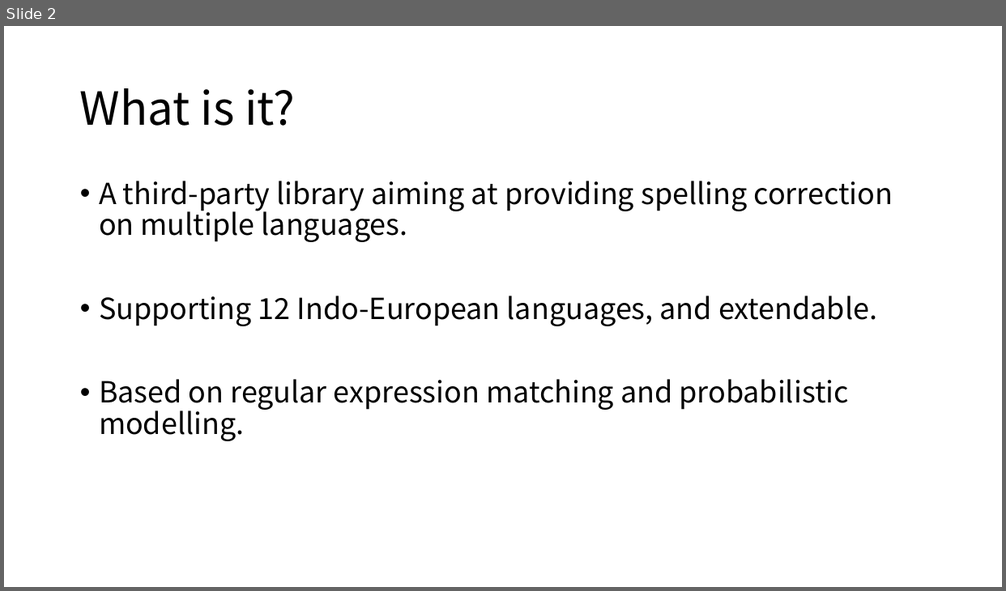
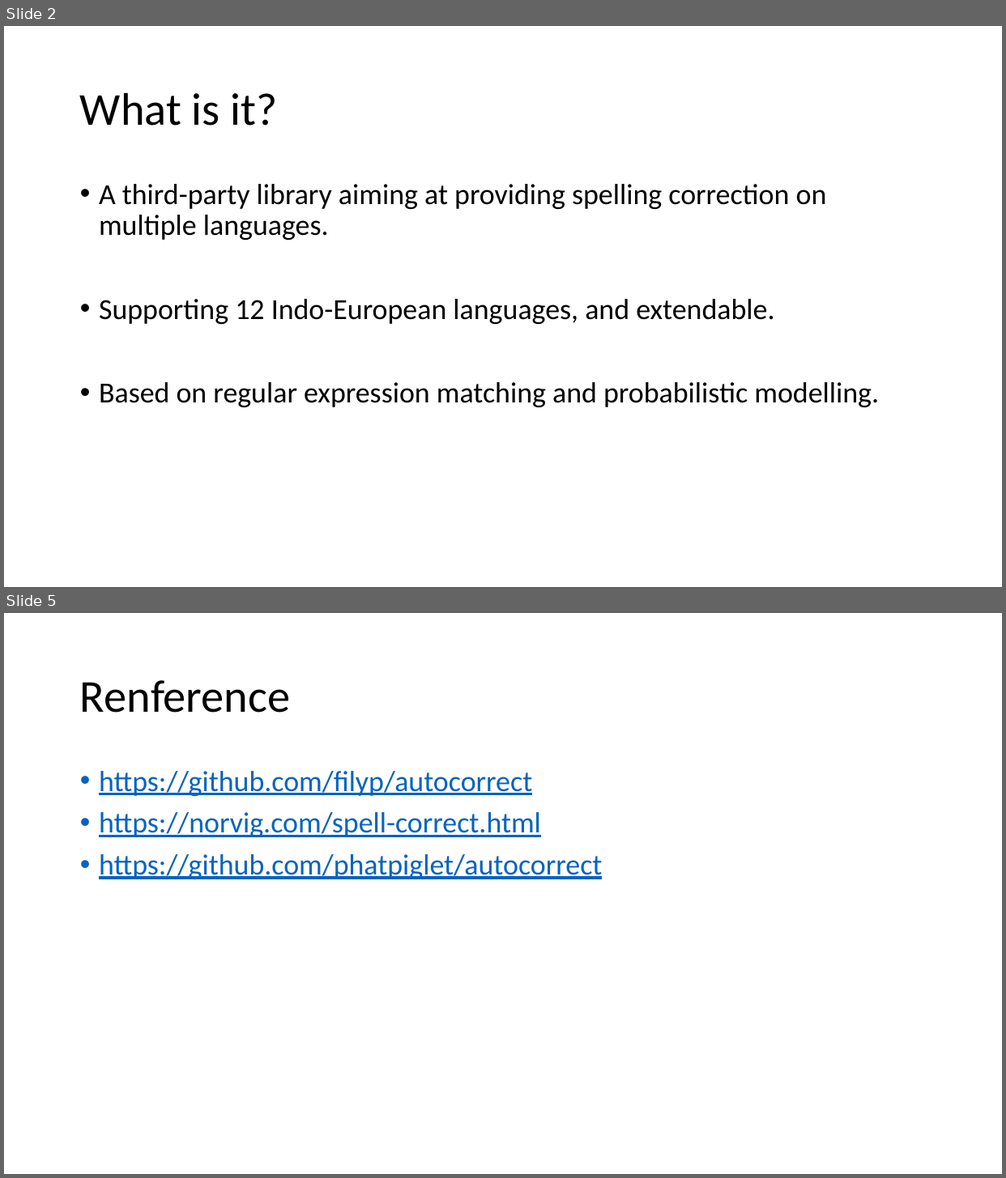
Before and after one commit to Adrian-Yan/MFIN7033, a slide deck: External Function/autocorrect_Speller.pptx. Shown one above the other, each under a label of ours: slide 2 before the commit, slides 2 and 5 after it; the slides between them are not shown. The pictures are 1006x591 and 1006x1178 pixels, drawn with LibreOffice and Linux fonts; fonts in the diff are those of the drawing. Boxes give left, top, right and bottom in pixels: in the first picture for what was removed or moved away, otherwise in the second. Text is boxed around its words. In the diff, an @@ line names an element or a change of style, - is before the commit and + after.

```diff
--- a/External Function/autocorrect_Speller.pptx
+++ b/External Function/autocorrect_Speller.pptx
@@ slide 5 added at (4, 613, 1002, 1174), background #FFFFFF @@
@@ title added at (80, 680, 291, 713), 44 pt, text #000000 @@
+Renference
@@ text added at (99, 771, 602, 879), 28 pt, text #0563C1, underline @@
+• https://github.com/filyp/autocorrect
+• https://norvig.com/spell-correct.html
+• https://github.com/phatpiglet/autocorrect
@@ slide 2 changed as well @@
@@ title "What is it?" at (80, 92, 278, 126): font Noto Sans CJK SC to Calibri @@
@@ text "A third-party library aiming at ..." at (99, 184, 879, 408): font Noto Sans CJK SC to Calibri @@
```
Also in this commit, not shown: 2 other slides changed, 1 other slide added, 25 other files.
